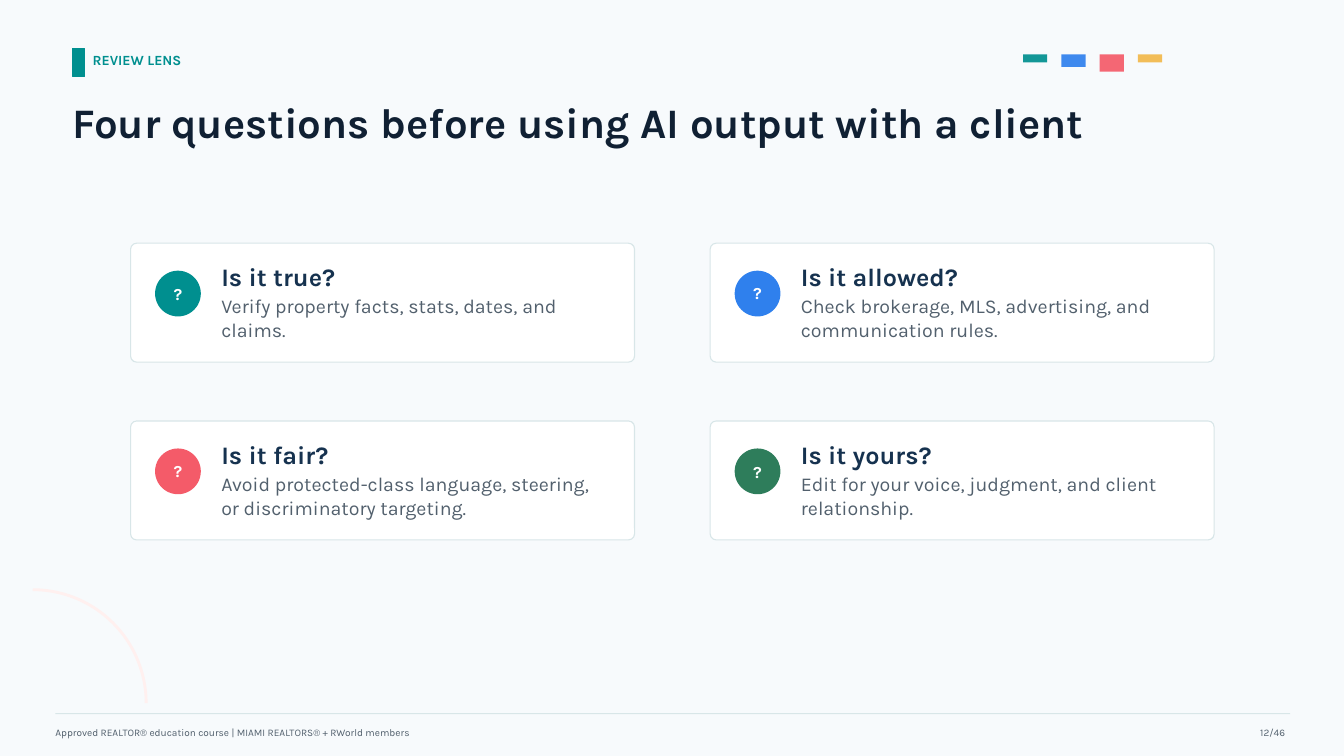
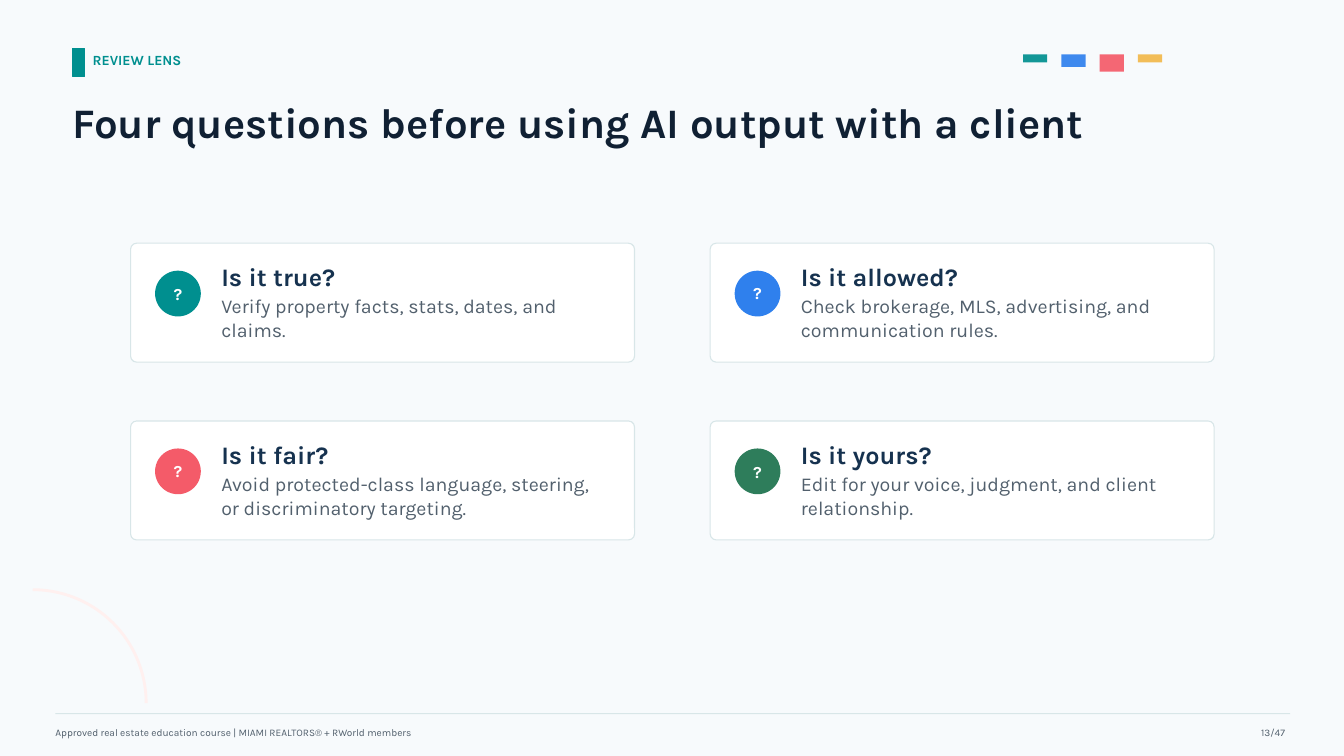
Before and after one commit to ianbprice/miami-realtors-ai-course-series, a slide deck: slide 13 of slides/course-01-ai-for-real-estate-sales-approved-instructor-deck.pptx. Drawn at 1344x756 pixels with LibreOffice and Linux fonts; fonts in the diff are those of the drawing. Boxes give left, top, right and bottom in pixels: in the first picture for what was removed or moved away, otherwise in the second. Text is boxed around its words. In the diff, an @@ line names an element or a change of style, - is before the commit and + after.

Commit message:
Update Course 1 real estate agent terminology

```diff
--- a/slides/course-01-ai-for-real-estate-sales-approved-instructor-deck.pptx
+++ b/slides/course-01-ai-for-real-estate-sales-approved-instructor-deck.pptx
@@ text at (x1=55, y1=729, x2=411, y2=739): text changed @@
-Approved REALTOR® education course | MIAMI REALTORS® + RWorld members
+Approved real estate education course | MIAMI REALTORS® + RWorld members
@@ text at (x1=1261, y1=728, x2=1285, y2=737): text changed @@
-12/46
+13/47
```
Also in this commit, not shown: 41 other slides changed, 3 other files.
